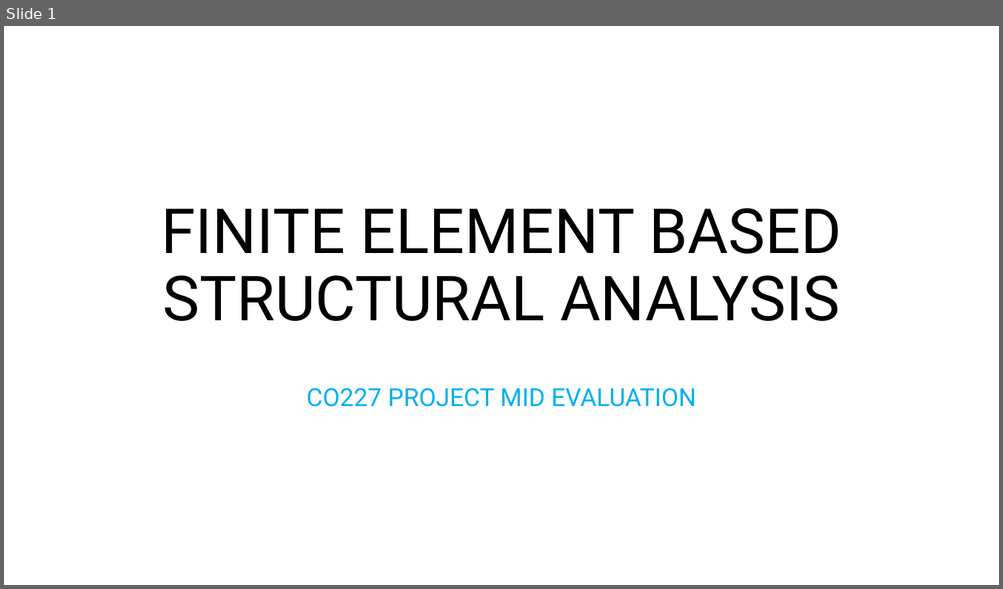
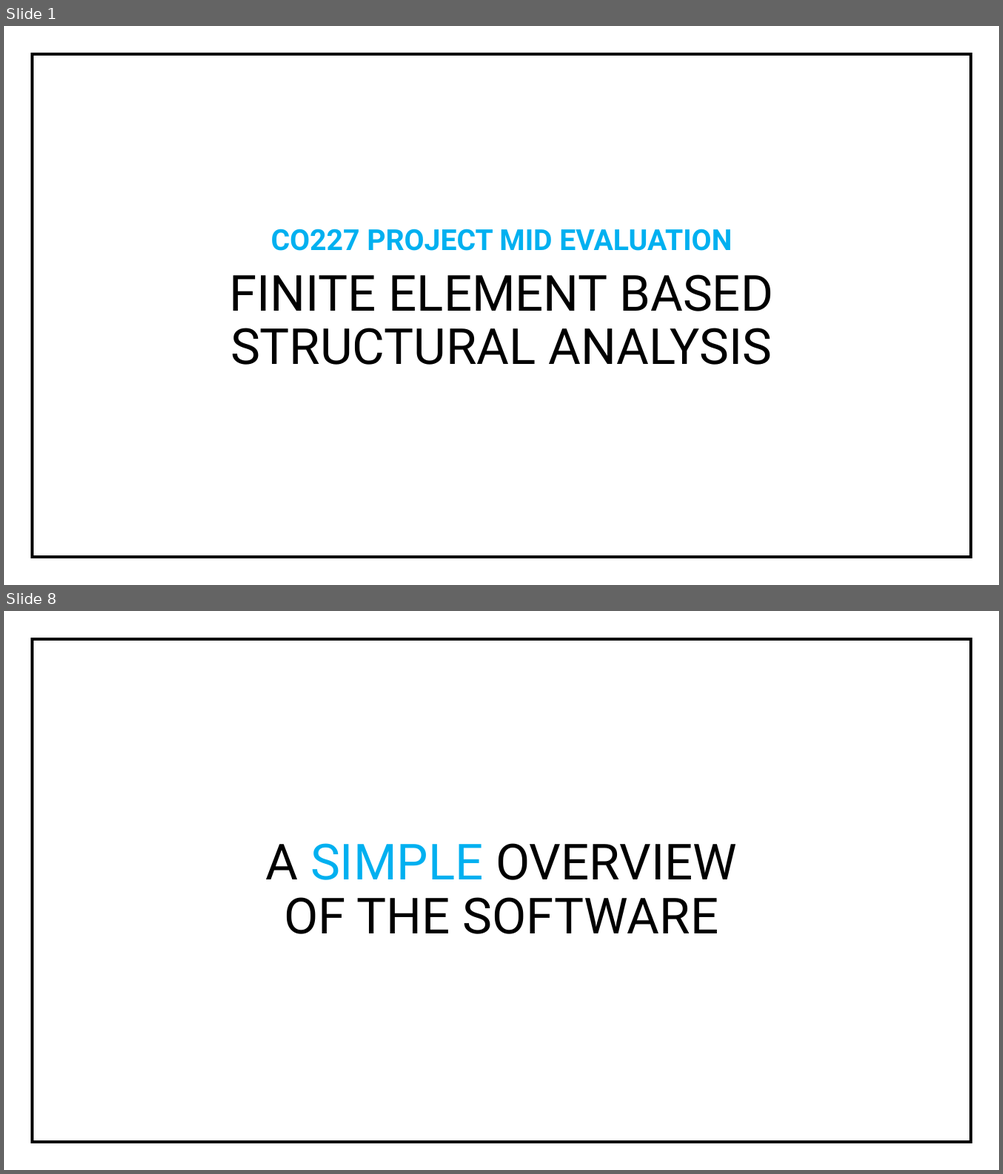
Before and after one commit to imsuneth/FEM, a slide deck: Documentations/Mid evaluation presentation/FINITE ELEMENT BASED STRUCTURAL ANALYSIS.pptx. Shown one above the other, each under a label of ours: slide 1 before the commit, slides 1 and 8 after it; the slides between them are not shown. The pictures are 1003x589 and 1003x1174 pixels, drawn with LibreOffice and Linux fonts; fonts in the diff are those of the drawing. Boxes give left, top, right and bottom in pixels: in the first picture for what was removed or moved away, otherwise in the second. Text is boxed around its words. In the diff, an @@ line names an element or a change of style, - is before the commit and + after.

```diff
--- a/Documentations/Mid evaluation presentation/FINITE ELEMENT BASED STRUCTURAL ANALYSIS.pptx
+++ b/Documentations/Mid evaluation presentation/FINITE ELEMENT BASED STRUCTURAL ANALYSIS.pptx
@@ slide 8 added at [4,611,999,1170], background #FFFFFF @@
@@ rectangle added at [32,639,971,1143], outline #000000 3 pt @@
@@ text added at [266,843,737,934], 48 pt, text #000000 @@
+A SIMPLE OVERVIEW
+OF THE SOFTWARE
@@ slide 1 changed as well @@
@@ rectangle added at [32,54,971,558], outline #000000 3 pt @@
@@ text "CO227 PROJECT MID EVALUATION": place and size @@
-text "CO227 PROJECT MID EVALUATION" at [307,388,696,407]
+text "CO227 PROJECT MID EVALUATION" at [271,229,731,251]
@@ text "CO227 PROJECT MID EVALUATION" at [271,229,731,251]: size 24 to 28 pt, bold on @@
@@ text at [229,275,773,365]: text changed; size 60 to 48 pt @@
-FINITE ELEMENT BASED STRUCTURAL ANALYSIS
+FINITE ELEMENT BASED
+STRUCTURAL ANALYSIS
```
Also in this commit, not shown: 14 other slides added, 1 slide removed, 11 other files.
